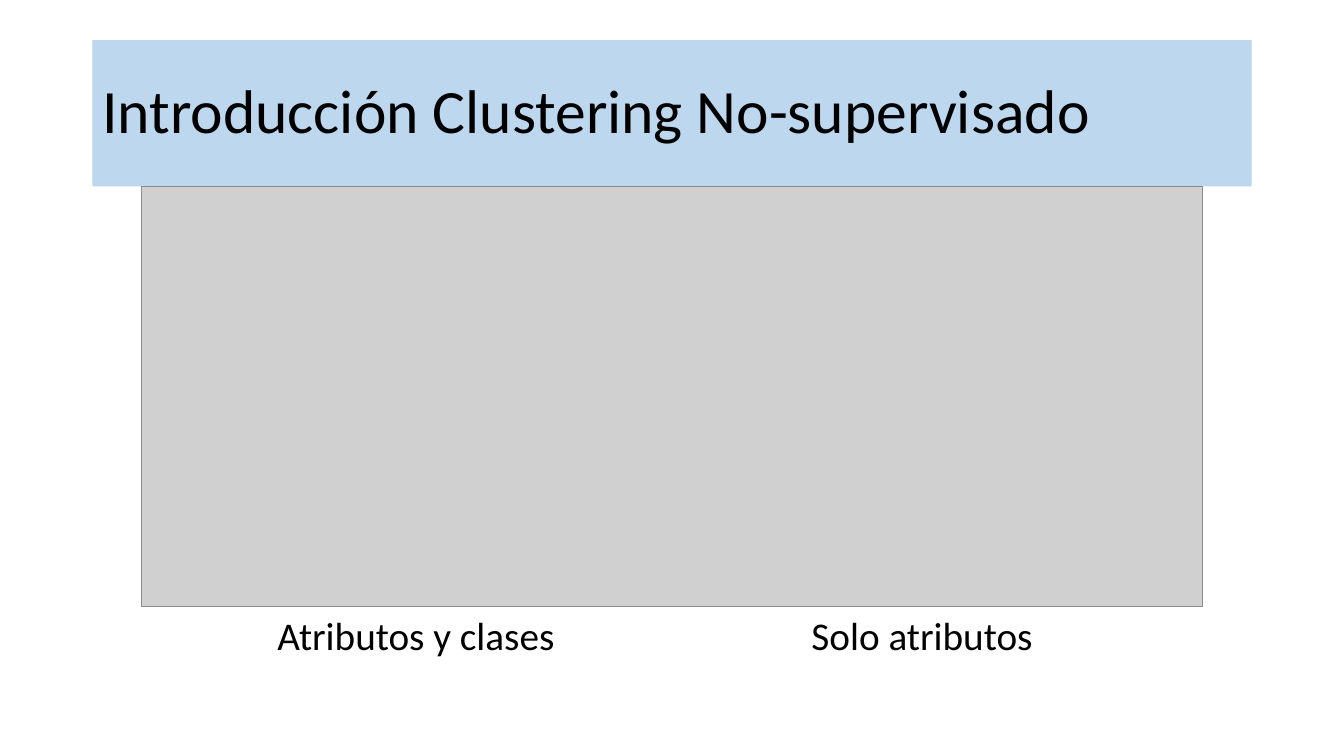
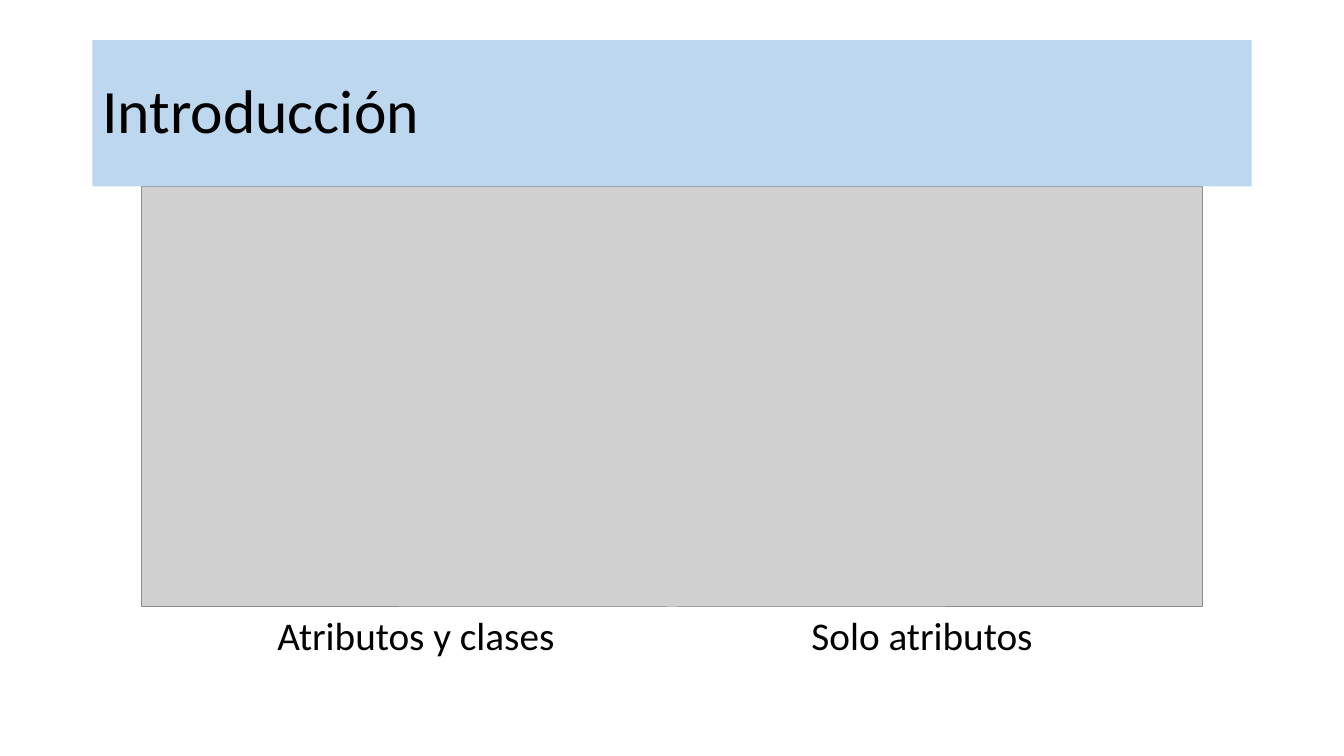
Before and after one commit to robgaray/EESIA_Consumo_Analisis_Datos_2021, a slide deck: slide 14 of 1_Presentaciones/Sesion_4_Teoria.pptx (slide 11 before the commit). Drawn at 1344x756 pixels with LibreOffice and Linux fonts; fonts in the diff are those of the drawing; grey boxes stand for pictures; background and template pictures are left out. Boxes give left, top, right and bottom in pixels: in the first picture for what was removed or moved away, otherwise in the second. Text is boxed around its words. In the diff, an @@ line names an element or a change of style, - is before the commit and + after.

```diff
--- a/1_Presentaciones/Sesion_4_Teoria.pptx
+++ b/1_Presentaciones/Sesion_4_Teoria.pptx
@@ title at (x1=102, y1=90, x2=418, y2=134): text changed @@
-Introducción Clustering No-supervisado
+Introducción
```
Also in this commit, not shown: 3 other slides changed, 14 slides added, 2 slides removed, 1 other file.
